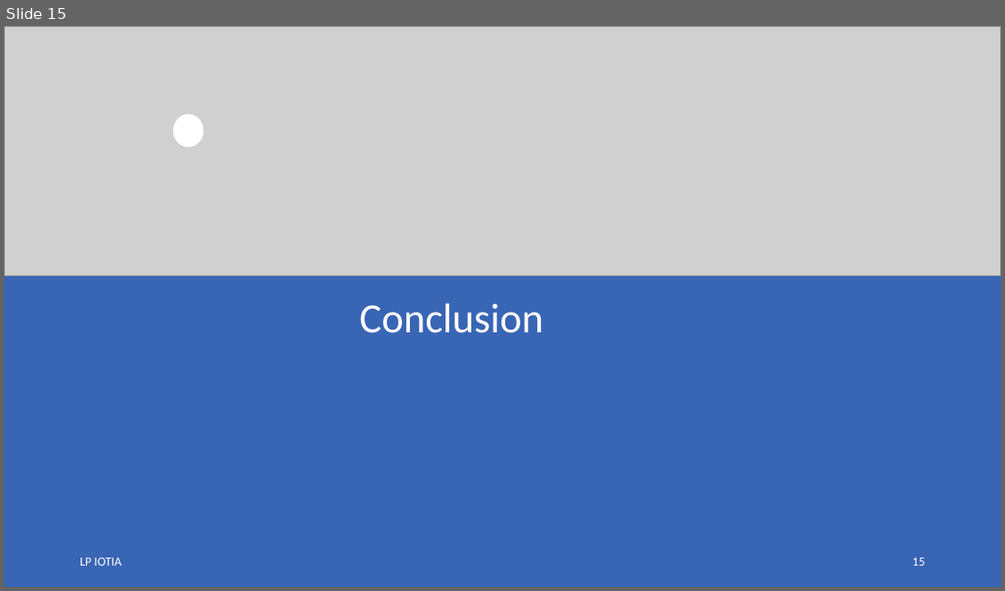
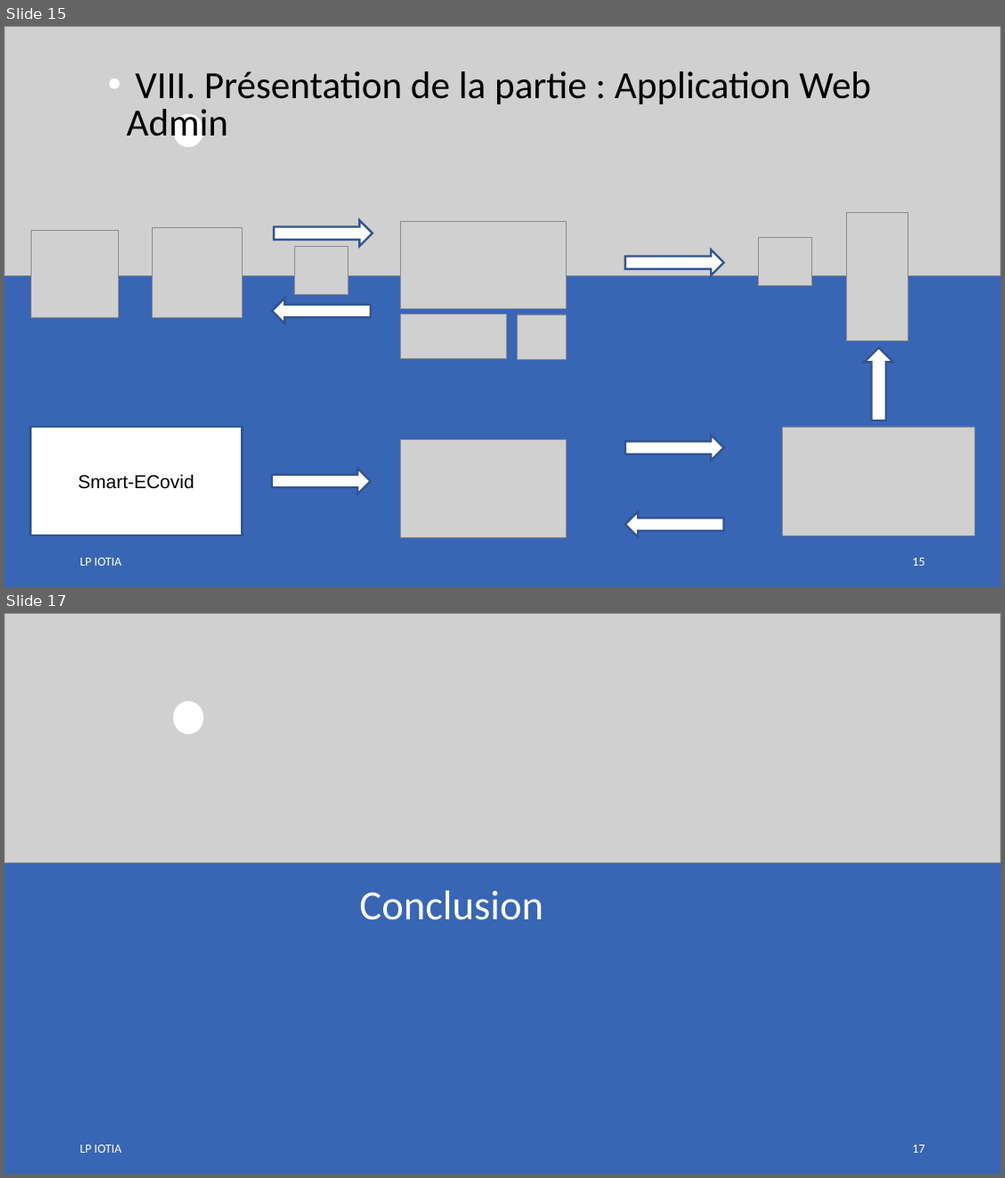
Before and after one commit to LENSAlex/ProjetIotia, a slide deck: Diapo_commun/PresentationCommune.pptx. Shown one above the other, each under a label of ours: slide 15 before the commit, slides 15 and 17 after it; the slides between them are not shown. The pictures are 1005x591 and 1005x1178 pixels, drawn with LibreOffice and Linux fonts; fonts in the diff are those of the drawing; grey boxes stand for pictures. Boxes give left, top, right and bottom in pixels: in the first picture for what was removed or moved away, otherwise in the second. Text is boxed around its words. In the diff, an @@ line names an element or a change of style, - is before the commit and + after.

Commit message:
Partie Diapo Dorian Pennacchioni

```diff
--- a/Diapo_commun/PresentationCommune.pptx
+++ b/Diapo_commun/PresentationCommune.pptx
@@ slide 15 added at <box>4,26,1001,587</box>, background #000000 @@
@@ picture added at <box>4,26,1001,275</box> @@
@@ text added at <box>127,71,871,145</box>, 37 pt, text #000000 @@
+• VIII. Présentation de la partie : Application Web Admin
@@ ellipse added at <box>173,114,203,147</box>, fill #FFFFFF @@
@@ rectangle added at <box>4,191,1001,587</box>, fill #3965B5 @@
@@ picture added at <box>31,230,119,318</box> @@
@@ picture added at <box>152,228,242,318</box> @@
@@ right arrow added at <box>274,220,372,246</box>, fill #FFFFFF, outline #325491 2 pt @@
@@ picture added at <box>400,221,566,309</box> @@
@@ picture added at <box>759,238,811,286</box> @@
@@ picture added at <box>847,213,908,341</box> @@
@@ picture added at <box>295,246,348,295</box> @@
@@ right arrow added at <box>625,249,724,275</box>, fill #FFFFFF, outline #325491 2 pt @@
@@ right arrow added at <box>272,298,371,323</box>, fill #FFFFFF, outline #325491 2 pt @@
@@ picture added at <box>400,313,507,359</box> @@
@@ picture added at <box>518,314,566,360</box> @@
@@ right arrow added at <box>864,347,893,420</box>, fill #FFFFFF, outline #325491 2 pt @@
@@ rectangle added at <box>30,426,242,536</box>, fill #FFFFFF, outline #325491 2 pt, 18 pt, text #000000 @@
+Smart-ECovid
@@ picture added at <box>400,440,566,538</box> @@
@@ right arrow added at <box>625,435,724,460</box>, fill #FFFFFF, outline #325491 2 pt @@
@@ picture added at <box>783,426,975,536</box> @@
@@ right arrow added at <box>272,468,371,493</box>, fill #FFFFFF, outline #325491 2 pt @@
@@ right arrow added at <box>625,511,724,537</box>, fill #FFFFFF, outline #325491 2 pt @@
@@ text added at <box>80,557,121,565</box>, 12 pt, text #FFFFFF @@
+LP IOTIA
@@ page number added at <box>912,557,924,565</box>, 12 pt, text #FFFFFF @@
+15
@@ what was slide 15 is now slide 17 @@
@@ page number at <box>912,1144,924,1152</box>: text changed @@
-15
+17
```
Also in this commit, not shown: 2 slides changed, 1 other slide added.
